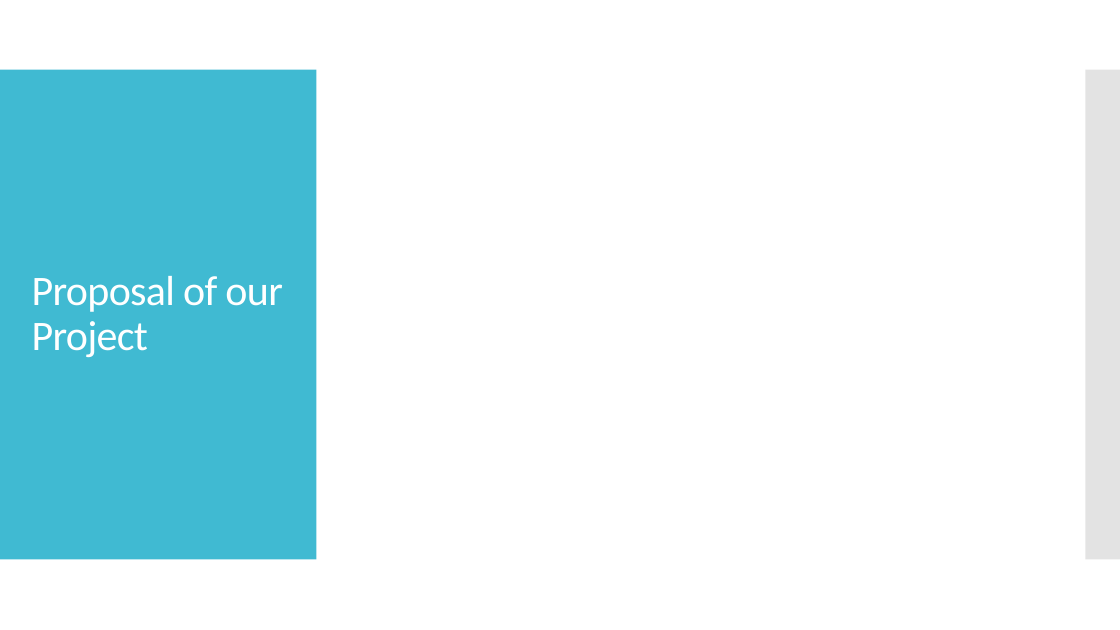
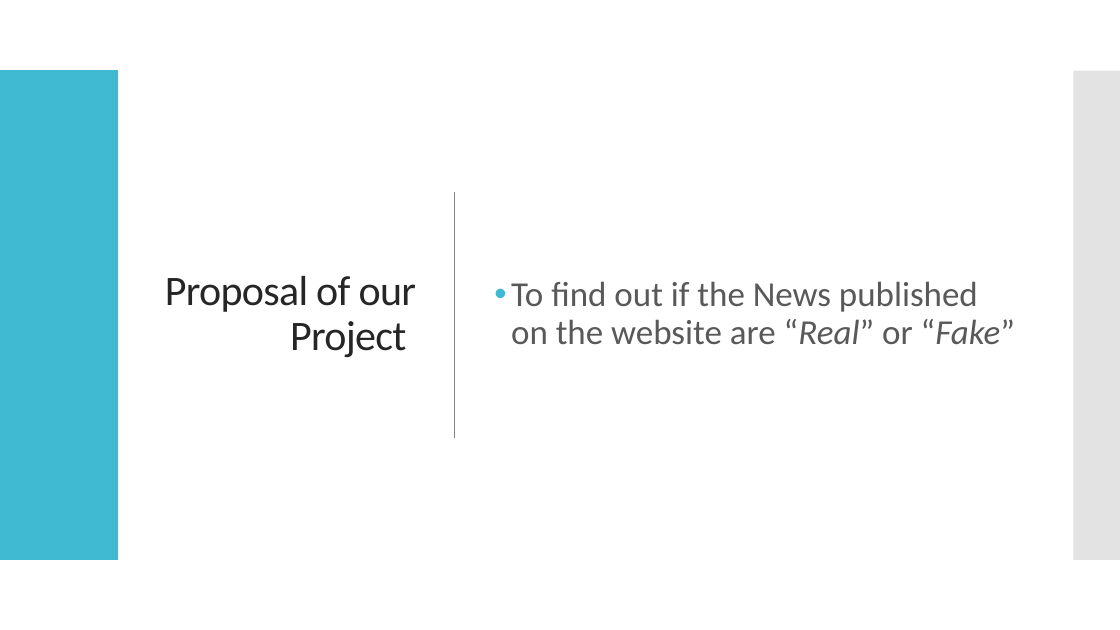
Before and after one commit to matthewbelevski/project-3, a slide deck: slide 2 of Project 3 - Final Presentation.pptx. Drawn at 1120x630 pixels with LibreOffice and Linux fonts; fonts in the diff are those of the drawing; background and template pictures are left out. Boxes give left, top, right and bottom in pixels: in the first picture for what was removed or moved away, otherwise in the second. Text is boxed around its words. In the diff, an @@ line names an element or a change of style, - is before the commit and + after.

Commit message:
final presentation

```diff
--- a/Project 3 - Final Presentation.pptx
+++ b/Project 3 - Final Presentation.pptx
@@ rectangle added at <box>0,0,1120,630</box>, fill #FFFFFF @@
@@ rectangle added at <box>0,70,118,560</box>, fill #40BAD2 @@
@@ title "Proposal of our Project": place and size @@
-title "Proposal of our Project" at <box>32,276,282,357</box>
+title "Proposal of our Project" at <box>165,276,416,357</box>
@@ title "Proposal of our Project" at <box>165,276,416,357</box>: text colour #FFFFFF to #262626; alignment left to right @@
@@ rectangle added at <box>1074,71,1120,560</box>, fill #C8C8C8 at 50% opacity @@
@@ line added from (455, 192) to (455, 439), #808080 1 pt @@
@@ text added at <box>511,281,1015,344</box>, 30 pt, text #595959 @@
+• To find out if the News published on the website are “Real” or “Fake”
```
Also in this commit, not shown: 9 other slides changed, 2 slides added, 1 slide removed, 4 other files.
